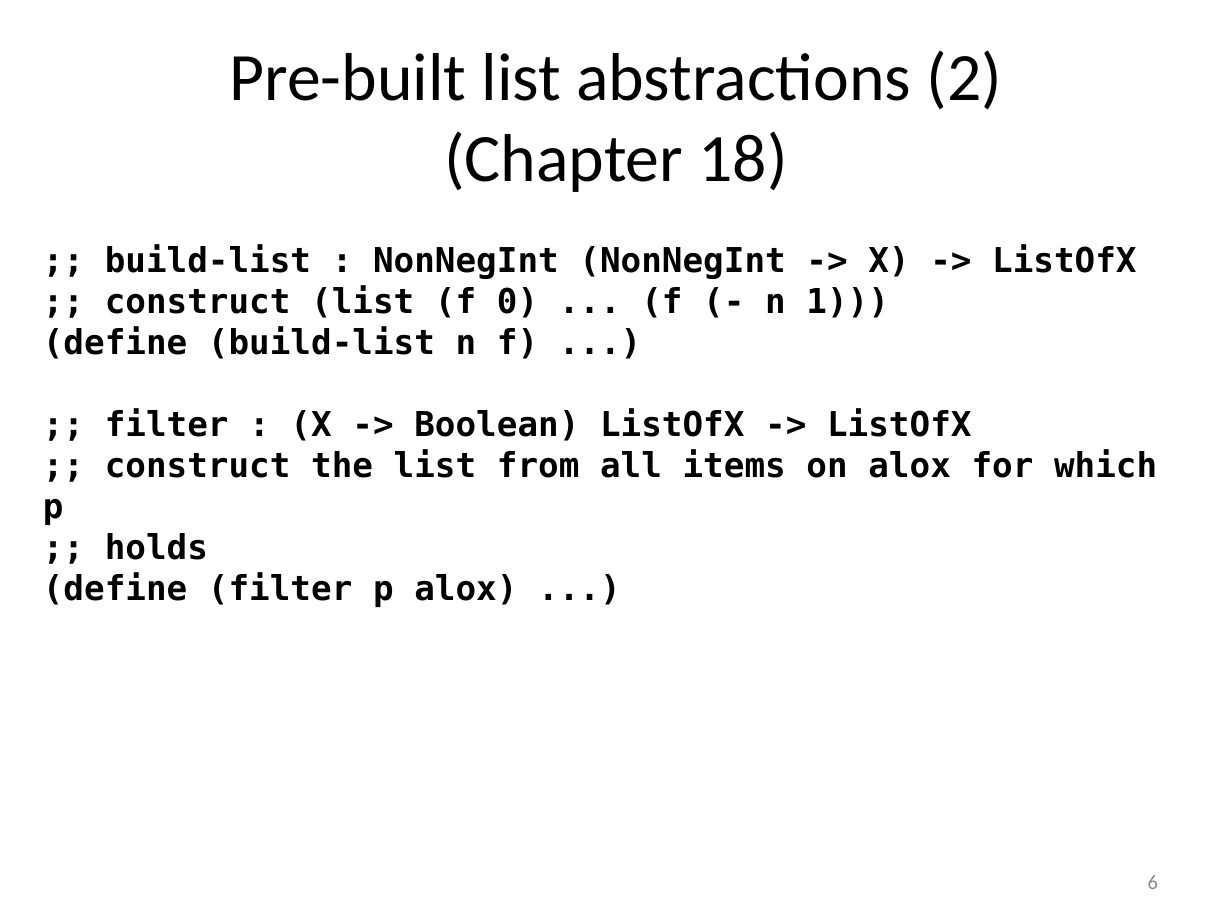
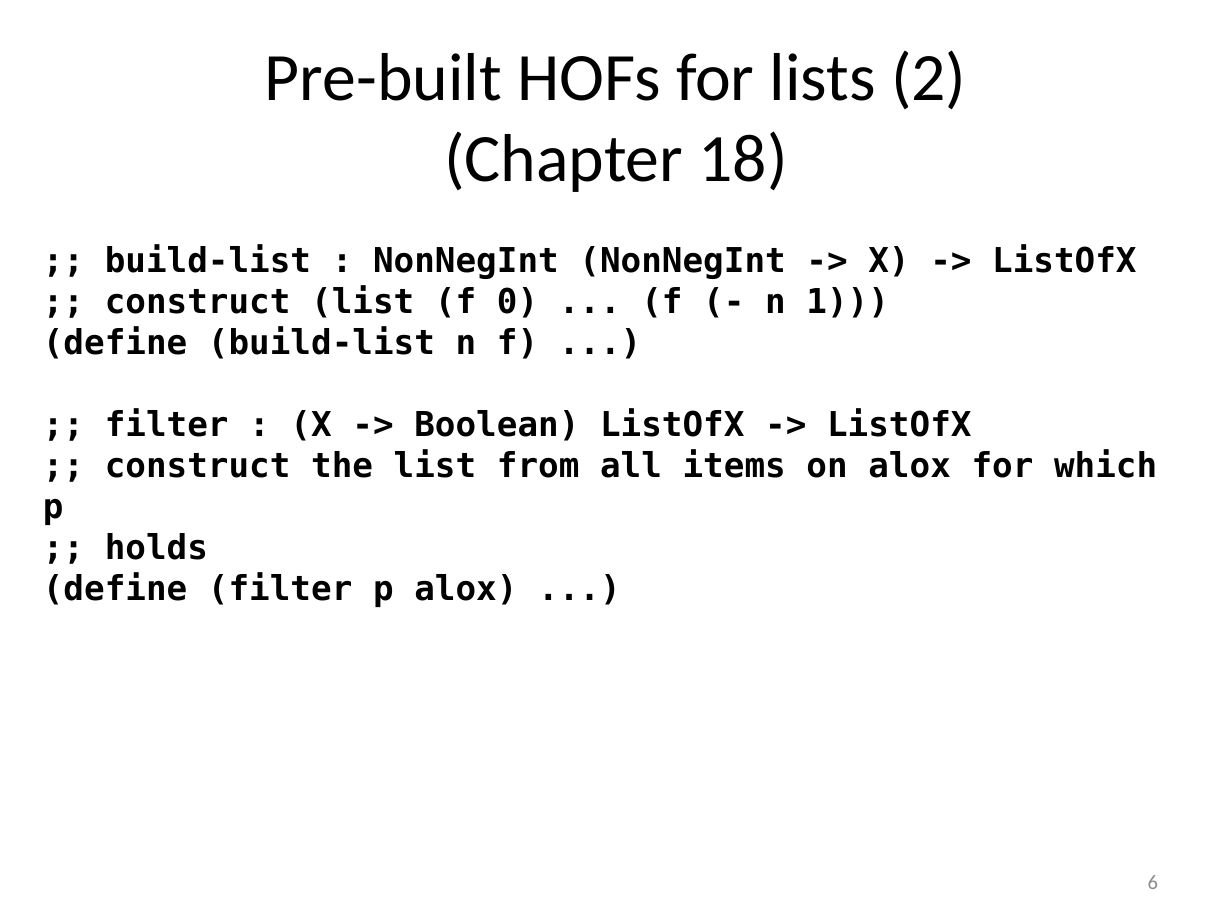
Before and after one commit to mwand/cs5010f16, a slide deck: slide 6 of Slides/Lesson 5.5 Rewriting Your Function Using Map and Foldr.pptx. Drawn at 1232x924 pixels with LibreOffice and Linux fonts; fonts in the diff are those of the drawing. Boxes give left, top, right and bottom in pixels: in the first picture for what was removed or moved away, otherwise in the second. Text is boxed around its words. In the diff, an @@ line names an element or a change of style, - is before the commit and + after.

```diff
--- a/Slides/Lesson 5.5 Rewriting Your Function Using Map and Foldr.pptx
+++ b/Slides/Lesson 5.5 Rewriting Your Function Using Map and Foldr.pptx
@@ title at <box>265,50,966,192</box>: text changed @@
-Pre-built list abstractions (2)
-(Chapter 18)
+Pre-built HOFs for lists (2)
+(Chapter 18)
```
Also in this commit, not shown: 18 other slides changed, 2 other files.
